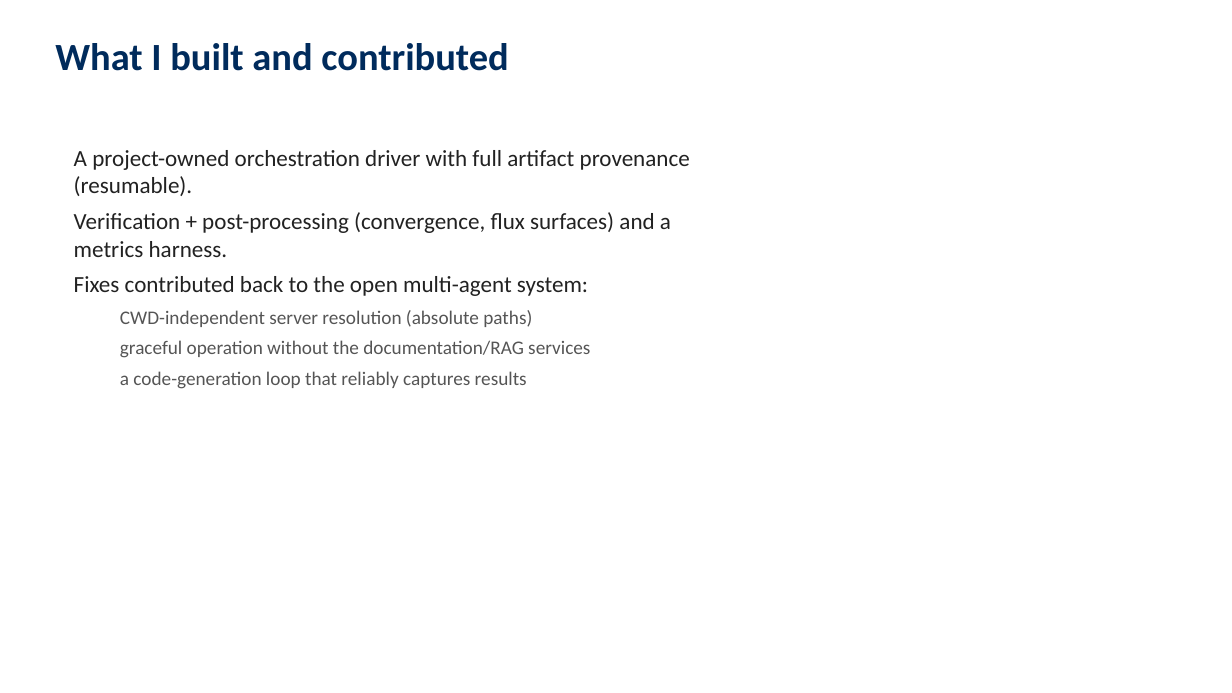
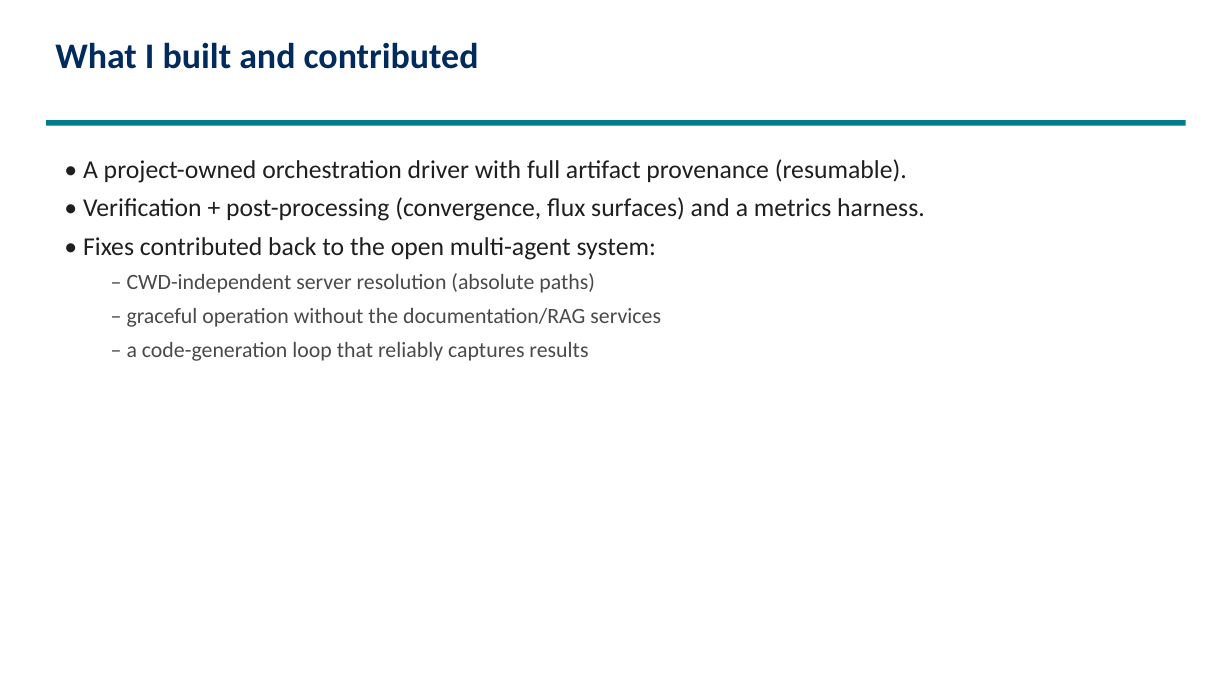
Before and after one commit to engineer-scientist/petsc_mcp_servers_tokamak, a slide deck: slide 9 of slides/petsc_multiagent_tokamak.pptx. Drawn at 1232x693 pixels with LibreOffice and Linux fonts; fonts in the diff are those of the drawing. Boxes give left, top, right and bottom in pixels: in the first picture for what was removed or moved away, otherwise in the second. Text is boxed around its words. In the diff, an @@ line names an element or a change of style, - is before the commit and + after.

```diff
--- a/slides/petsc_multiagent_tokamak.pptx
+++ b/slides/petsc_multiagent_tokamak.pptx
@@ text "What I built and contributed" at bbox=[55, 42, 479, 69]: size 30 to 28 pt @@
@@ rectangle added at bbox=[46, 120, 1186, 126], fill #007D8A @@
@@ text at bbox=[83, 159, 925, 361]: text changed; size 18 to 20 pt; text colour #222222 to #1F1F1F @@
-A project-owned orchestration driver with full artifact provenance (resumable).
-Verification + post-processing (convergence, flux surfaces) and a metrics harness.
-Fixes contributed back to the open multi-agent system:
-  CWD-independent server resolution (absolute paths)
-  graceful operation without the documentation/RAG services
-  a code-generation loop that reliably captures results
+• A project-owned orchestration driver with full artifact provenance (resumable).
+• Verification + post-processing (convergence, flux surfaces) and a metrics harness.
+• Fixes contributed back to the open multi-agent system:
+  – CWD-independent server resolution (absolute paths)
+  – graceful operation without the documentation/RAG services
+  – a code-generation loop that reliably captures results
```
Also in this commit, not shown: 9 other slides changed, 2 other files.
